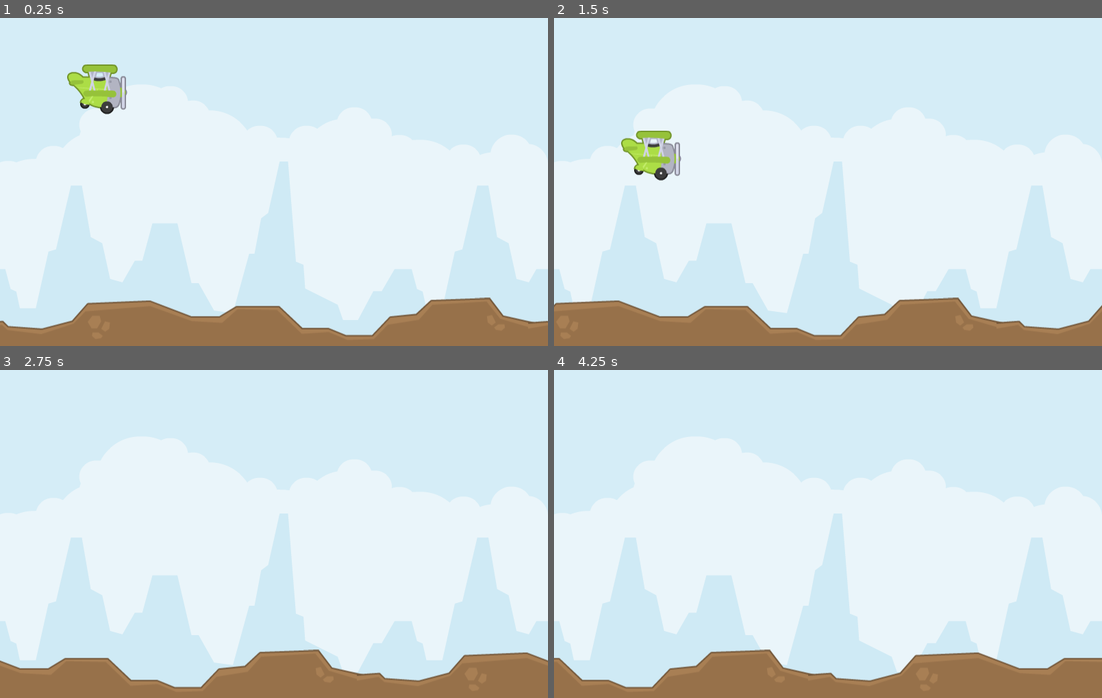
Above: before the commit, frames 1-4 (two rows, left to right).
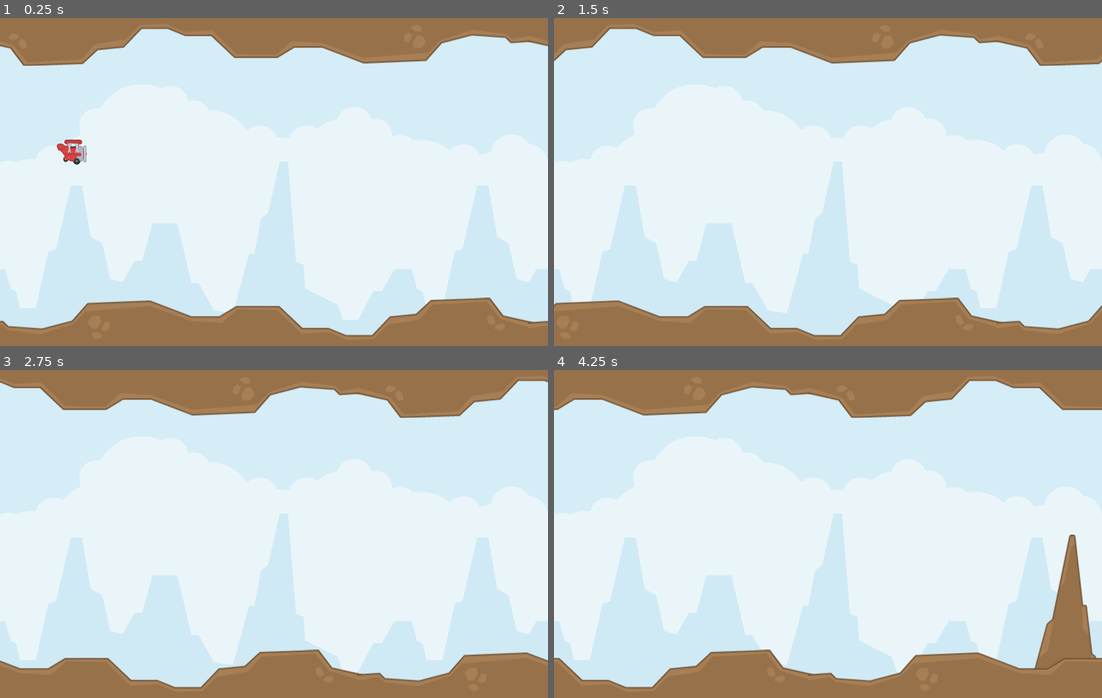
Above: after the commit, the same moments.

Repository: SnabbKneht/Tappy-Plane
Game: Godot game, scene res://scenes/main.tscn
Two runs of this game, one before a commit and one after it. Both use one fixed random seed, a clock stepped at 60 frames per second and the inputs below.
Inputs (mouse positions are in pixels of both pictures, inside the frame that each line leads up to):
- Up to frame 1 (0.25 s): no input
- Up to frame 2 (1.5 s): move the mouse to (948, 165) at 0.52 s; click (948, 165) at 0.6 s; move the mouse to (718, 198) at 1.27 s; click (718, 198) at 1.35 s
- Up to frame 3 (2.75 s): move the mouse to (328, 461) at 2.02 s; click (328, 461) at 2.1 s
- Up to frame 4 (4.25 s): move the mouse to (800, 599) at 2.77 s; click (800, 599) at 2.85 s; move the mouse to (992, 583) at 3.52 s; click (992, 583) at 3.6 s

The runs differ from the first frame. In frame 1, 11% of the frame differs, in the area x 0-100%, y 0-45%; in frame 2, 11%; in frame 3, 9.8%; in frame 4, 12%, in the area x 0-100%, y 0-92%.

Commit message:
Add rock and various changes

Diff:
--- a/scenes/ground.tscn
+++ b/scenes/ground.tscn
@@ -3,7 +3,7 @@
 [ext_resource type="Texture2D" uid="uid://c7xuxmjv1d8uo" path="res://sprites/groundDirt.png" id="1_kvcaj"]
 [ext_resource type="Script" path="res://scripts/ground.gd" id="2_y8h1m"]
 
-[node name="Ground" type="StaticBody2D"]
+[node name="Ground" type="StaticBody2D" groups=["obstacles"]]
 position = Vector2(400, 445)
 script = ExtResource("2_y8h1m")
 move_distance = 800
--- a/scenes/main.tscn
+++ b/scenes/main.tscn
@@ -1,12 +1,16 @@
-[gd_scene load_steps=4 format=3 uid="uid://imj1m43l8q0m"]
+[gd_scene load_steps=6 format=3 uid="uid://imj1m43l8q0m"]
 
+[ext_resource type="Script" path="res://scripts/main.gd" id="1_hsphl"]
 [ext_resource type="Texture2D" uid="uid://b1g5nxtr4ocgr" path="res://sprites/background.png" id="1_nn7nw"]
 [ext_resource type="PackedScene" uid="uid://s2fsug0tww06" path="res://scenes/ground.tscn" id="2_4jwem"]
 [ext_resource type="PackedScene" uid="uid://do5v4t434g2rs" path="res://scenes/plane.tscn" id="3_5uawr"]
+[ext_resource type="PackedScene" uid="uid://cjdj51l64hw3f" path="res://scenes/rock_spawner.tscn" id="6_60lsg"]
 
 [node name="Main" type="Node"]
+script = ExtResource("1_hsphl")
 
 [node name="Background" type="Sprite2D" parent="."]
+z_index = -10
 position = Vector2(400, 240)
 texture = ExtResource("1_nn7nw")
 
@@ -15,5 +19,15 @@
 [node name="Ground2" parent="." instance=ExtResource("2_4jwem")]
 position = Vector2(1200, 445)
 
+[node name="Ground3" parent="." instance=ExtResource("2_4jwem")]
+position = Vector2(400, 35)
+scale = Vector2(-1, -1)
+
+[node name="Ground4" parent="." instance=ExtResource("2_4jwem")]
+position = Vector2(1200, 35)
+scale = Vector2(-1, -1)
+
 [node name="Plane" parent="." instance=ExtResource("3_5uawr")]
-position = Vector2(142, 76)
+position = Vector2(105, 168)
+
+[node name="RockSpawner" parent="." instance=ExtResource("6_60lsg")]
--- a/scenes/plane.tscn
+++ b/scenes/plane.tscn
@@ -1,6 +1,6 @@
 [gd_scene load_steps=16 format=3 uid="uid://do5v4t434g2rs"]
 
-[ext_resource type="Script" path="res://scripts/plane.gd" id="1_2kvpd"]
+[ext_resource type="Script" path="res://scripts/player.gd" id="1_ouqjx"]
 [ext_resource type="Texture2D" uid="uid://by3es8j677rvy" path="res://sprites/Planes/planeRed1.png" id="1_y6gk3"]
 [ext_resource type="Texture2D" uid="uid://7fgk037eafg1" path="res://sprites/Planes/planeRed2.png" id="2_i7x57"]
 [ext_resource type="Texture2D" uid="uid://bw8w0svqqkh3c" path="res://sprites/Planes/planeBlue1.png" id="2_r6srq"]
@@ -86,16 +86,17 @@
 }]
 
 [sub_resource type="CircleShape2D" id="CircleShape2D_g17qt"]
-radius = 29.0172
+radius = 17.0294
 
 [node name="Plane" type="RigidBody2D"]
 lock_rotation = true
 max_contacts_reported = 1
 contact_monitor = true
-script = ExtResource("1_2kvpd")
-force = 1000.0
+script = ExtResource("1_ouqjx")
+force = 500.0
 
 [node name="AnimatedSprite2D" type="AnimatedSprite2D" parent="."]
+scale = Vector2(0.5, 0.5)
 sprite_frames = SubResource("SpriteFrames_itai8")
 animation = &"blue"
 
--- /dev/null
+++ b/scenes/rock.tscn
@@ -0,0 +1,36 @@
+[gd_scene load_steps=5 format=3 uid="uid://cqka3wn3mc2xv"]
+
+[ext_resource type="Script" path="res://scripts/rock.gd" id="1_4r3xx"]
+[ext_resource type="Texture2D" uid="uid://bx2xlelrfthuv" path="res://sprites/rock.png" id="1_5lke3"]
+[ext_resource type="Script" path="res://scripts/score_area.gd" id="2_8lccc"]
+
+[sub_resource type="RectangleShape2D" id="RectangleShape2D_f5r8y"]
+size = Vector2(22, 478)
+
+[node name="Rock" type="StaticBody2D" groups=["obstacles"]]
+z_index = -5
+position = Vector2(122, 0)
+script = ExtResource("1_4r3xx")
+speed = 100.0
+
+[node name="Sprite2D" type="Sprite2D" parent="."]
+position = Vector2(746, 361)
+texture = ExtResource("1_5lke3")
+
+[node name="CollisionPolygon2D" type="CollisionPolygon2D" parent="."]
+polygon = PackedVector2Array(694, 477, 722, 372, 730, 365, 755, 243, 760, 243, 772, 345, 777, 345, 785, 416, 791, 420, 798, 478)
+
+[node name="ScoreArea" type="Area2D" parent="." groups=["score_areas"]]
+position = Vector2(23, 0)
+script = ExtResource("2_8lccc")
+
+[node name="CollisionShape2D" type="CollisionShape2D" parent="ScoreArea"]
+position = Vector2(787, 239)
+shape = SubResource("RectangleShape2D_f5r8y")
+
+[node name="VisibleOnScreenNotifier2D" type="VisibleOnScreenNotifier2D" parent="."]
+position = Vector2(744.5, 239)
+scale = Vector2(5.35, 23.9)
+
+[connection signal="body_entered" from="ScoreArea" to="ScoreArea" method="_on_body_entered"]
+[connection signal="screen_exited" from="VisibleOnScreenNotifier2D" to="." method="_on_screen_exited"]
--- /dev/null
+++ b/scenes/rock_spawner.tscn
@@ -0,0 +1,14 @@
+[gd_scene load_steps=3 format=3 uid="uid://cjdj51l64hw3f"]
+
+[ext_resource type="Script" path="res://scripts/rock_spawner.gd" id="1_egj20"]
+[ext_resource type="PackedScene" uid="uid://cqka3wn3mc2xv" path="res://scenes/rock.tscn" id="2_imqeq"]
+
+[node name="RockSpawner" type="Node"]
+script = ExtResource("1_egj20")
+rock_scenes = [ExtResource("2_imqeq")]
+
+[node name="Timer" type="Timer" parent="."]
+wait_time = 3.0
+autostart = true
+
+[connection signal="timeout" from="Timer" to="." method="_on_timer_timeout"]
--- a/scripts/ground.gd
+++ b/scripts/ground.gd
@@ -1,3 +1,4 @@
+class_name Ground
 extends StaticBody2D
 
 
@@ -15,7 +16,7 @@
 	initial_position_x = position.x
 
 
-func _process(delta):
+func _physics_process(delta):
 	position.x -= delta * speed
 	if initial_position_x - position.x > move_distance:
 		position.x = initial_position_x
--- /dev/null
+++ b/scripts/main.gd
@@ -0,0 +1,8 @@
+extends Node
+
+
+@onready var plane = $Plane
+
+
+func _ready():
+	plane.crashed.connect(func(_pos): print('Game over.'))
--- a/scripts/plane.gd
+++ b/scripts/player.gd
@@ -1,3 +1,4 @@
+class_name Player
 extends RigidBody2D
 
 
--- /dev/null
+++ b/scripts/rock.gd
@@ -0,0 +1,12 @@
+extends StaticBody2D
+
+
+@export var speed: float
+
+
+func _physics_process(delta):
+	position.x -= speed * delta
+
+
+func _on_screen_exited():
+	queue_free()
--- /dev/null
+++ b/scripts/rock_spawner.gd
@@ -0,0 +1,13 @@
+extends Node
+
+
+@export var rock_scenes: Array[PackedScene]
+
+
+func _on_timer_timeout():
+	spawn_rock()
+
+
+func spawn_rock():
+	var new_rock = rock_scenes.pick_random().instantiate()
+	add_child(new_rock)
--- /dev/null
+++ b/scripts/score_area.gd
@@ -0,0 +1,6 @@
+extends Area2D
+
+
+func _on_body_entered(body):
+	if body is Player:
+		print('Score')
